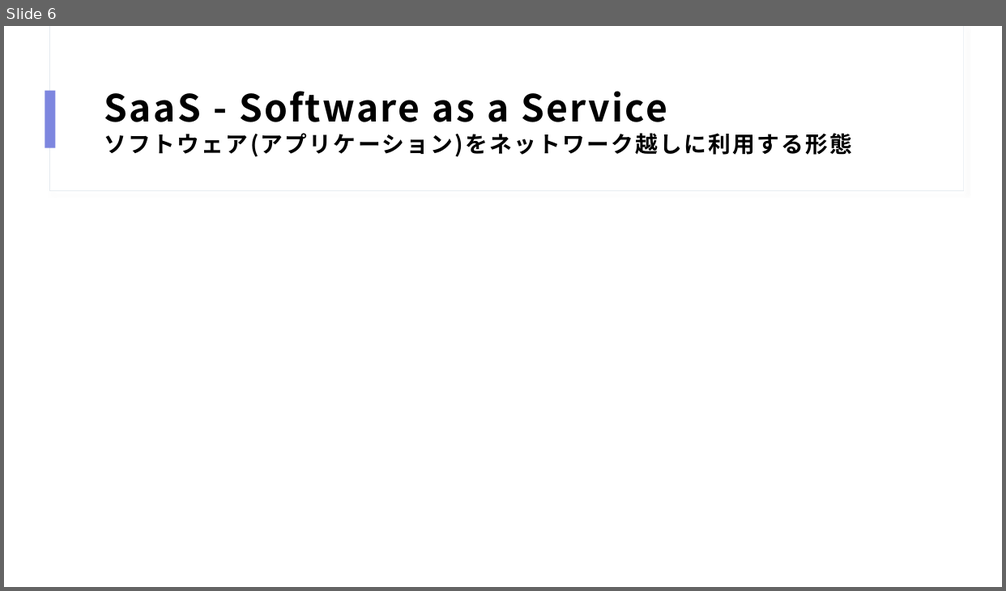
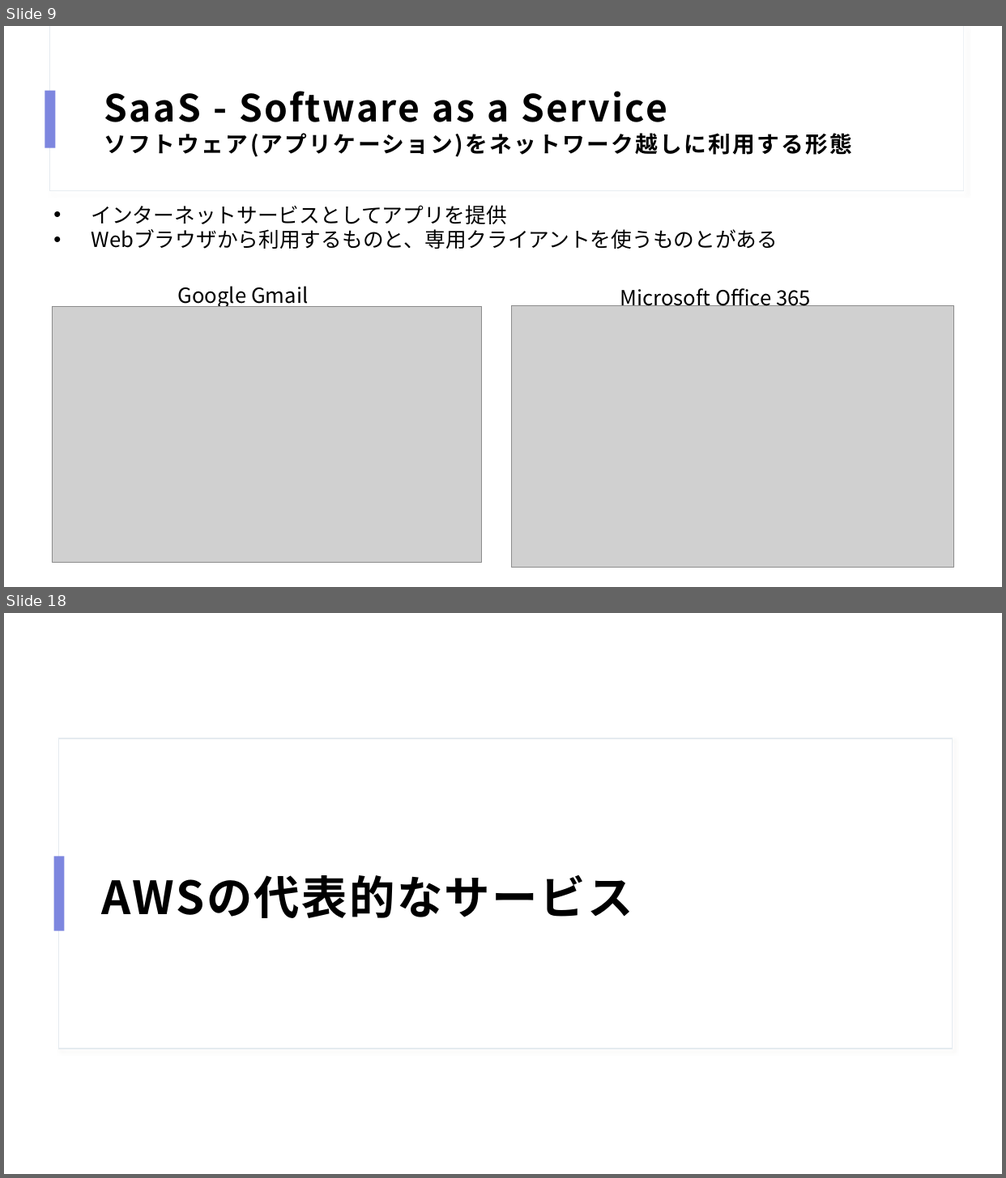
Before and after one commit to HiroyukiShimoda/itms8, a slide deck: cloud-aws.pptx. Shown one above the other, each under a label of ours: slide 6 before the commit, slides 9 and 18 after it; the slides between them are not shown. The pictures are 1006x591 and 1006x1178 pixels, drawn with LibreOffice and Linux fonts; fonts in the diff are those of the drawing; grey boxes stand for pictures. Boxes give left, top, right and bottom in pixels: in the first picture for what was removed or moved away, otherwise in the second. Text is boxed around its words. In the diff, an @@ line names an element or a change of style, - is before the commit and + after.

```diff
--- a/cloud-aws.pptx
+++ b/cloud-aws.pptx
@@ slide 18 added at [4,613,1002,1174], background #FFFFFF @@
@@ rectangle added at [58,739,953,1050], fill #FFFFFF, outline #E5EBF0 1 pt @@
@@ rectangle added at [54,856,65,931], fill #7D86DF @@
@@ title added at [101,875,633,918], 44 pt, text #000000, bold @@
+AWSの代表的なサービス
@@ what was slide 6 is now slide 9 @@
@@ slide 9 changed as well @@
@@ text added at [91,205,778,249], 20 pt, text #000000 @@
+• インターネットサービスとしてアプリを提供
+• Webブラウザから利用するものと、専用クライアントを使うものとがある
@@ text added at [178,286,308,309], 20 pt, text #000000 @@
+Google Gmail
@@ text added at [620,288,811,311], 20 pt, text #000000 @@
+Microsoft Office 365
@@ picture added at [52,307,482,563] @@
@@ picture added at [512,306,954,567] @@
```
Also in this commit, not shown: 7 other slides changed, 13 other slides added, 3 slides removed.
